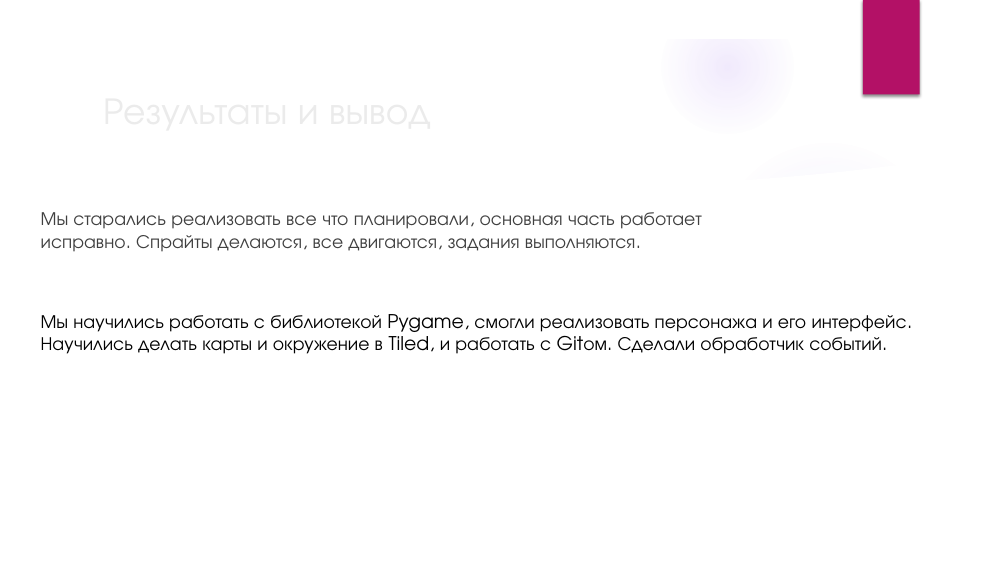
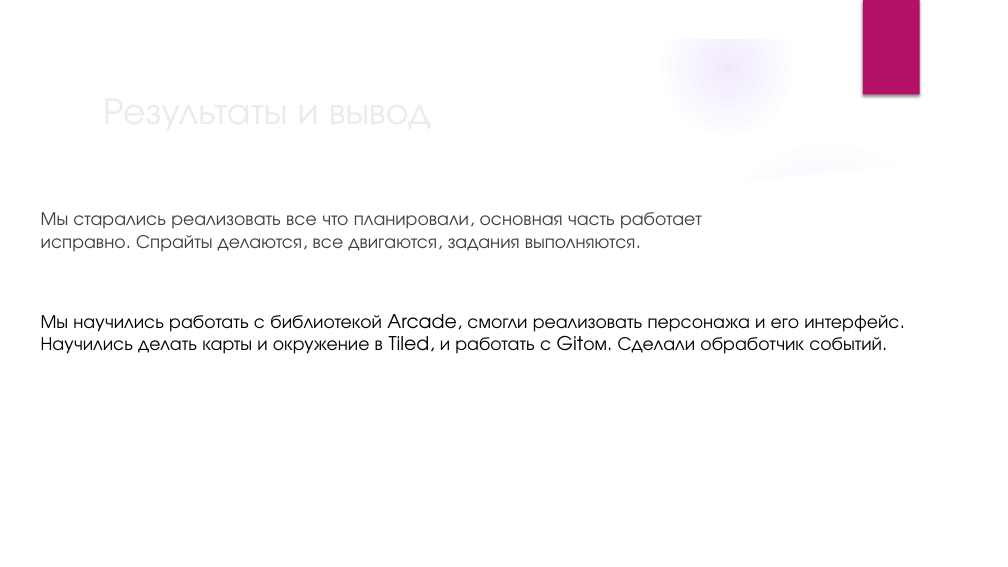
Before and after one commit to gdzimar127-coder/Fantom-of-library, a slide deck: slide 8 of фантом библиотеки (1).pptx. Drawn at 1008x567 pixels with LibreOffice and Linux fonts; fonts in the diff are those of the drawing; background and template pictures are left out. Boxes give left, top, right and bottom in pixels: in the first picture for what was removed or moved away, otherwise in the second. Text is boxed around its words. In the diff, an @@ line names an element or a change of style, - is before the commit and + after.

```diff
--- a/фантом библиотеки (1).pptx
+++ b/фантом библиотеки (1).pptx
@@ text at [41,314,899,332]: text changed @@
-Мы научились работать с библиотекой Pygame, смогли реализовать персонажа и его интерфейс.
+Мы научились работать с библиотекой Arcade, смогли реализовать персонажа и его интерфейс.
```
Also in this commit, not shown: 2 other slides changed.
